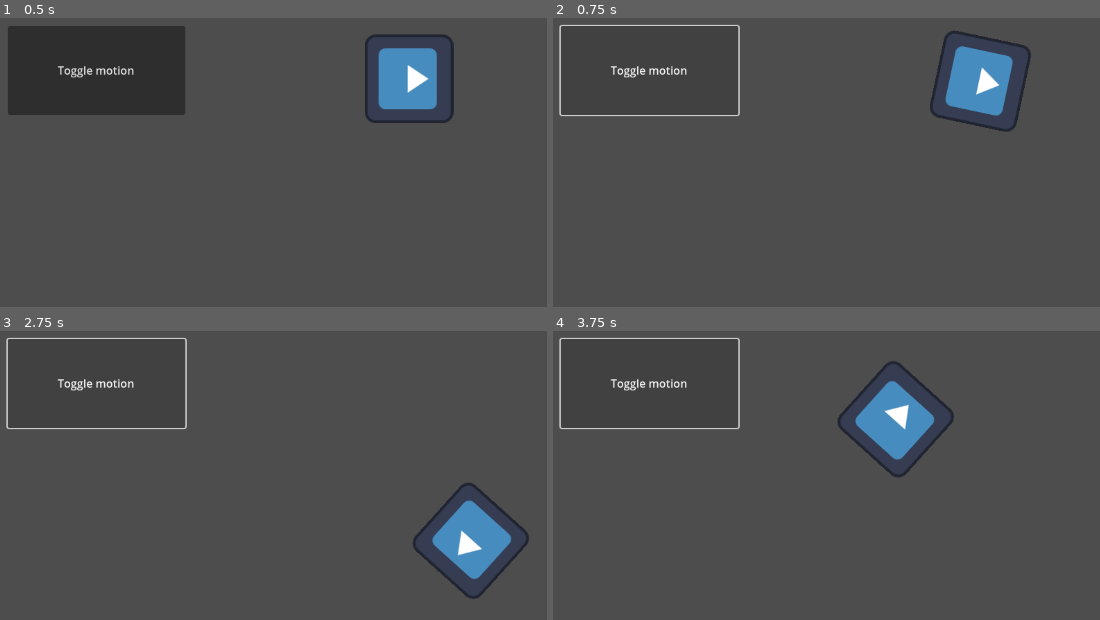
Above: before the commit, frames 1-4 (two rows, left to right).
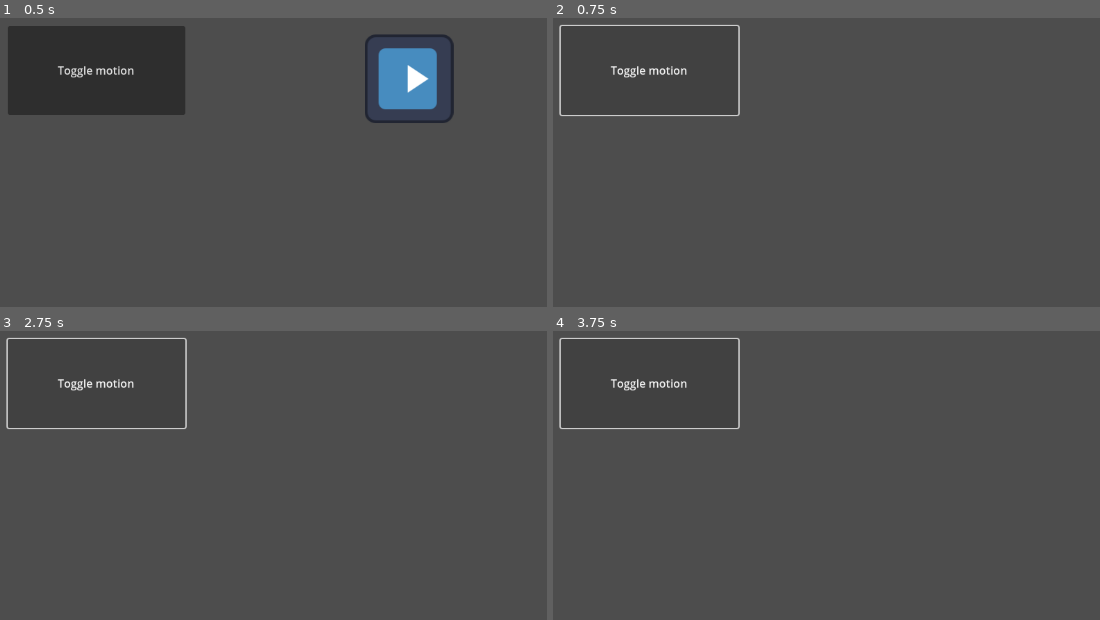
Above: after the commit, the same moments.

Repository: mo7cc-games/my_godot_demo
Game: Godot game, scene res://node_2d/node_2d.tscn
Two runs of this game, one before a commit and one after it. Both use one fixed random seed, a clock stepped at 60 frames per second and the inputs below. The engine's default icon, where the game draws it, is replaced by a stand-in: a white triangle on a blue panel in a dark square.
Inputs:
- Up to frame 1 (0.5 s): no input
- Up to frame 2 (0.75 s): click "Toggle motion" at 0.5 s
- Up to frame 3 (2.75 s): hold Right (ui_right) 1.28-2.03 s; tap Enter at 2 s; hold Left (ui_left) from 2.03 s (still down)
- Up to frame 4 (3.75 s): release Left (ui_left) at 2.78 s; hold Right (ui_right) 2.78-3.53 s; hold Up (ui_up) from 3.53 s (still down)

Frame 1 is identical in both runs. In frame 2, 3.0% of the frame differs, in the area x 68-88%, y 4-40%; in frame 3, 3.0%; in frame 4, 3.0%.

Commit message:
第一个2D游戏

Diff:
--- a/node_2d/first_input/first_input.gd
+++ b/node_2d/first_input/first_input.gd
@@ -19,11 +19,19 @@
 # 	position += velocity * delta
 
 
+func _ready():
+	var timer = get_node("Timer")
+	timer.timeout.connect(_on_timer_timeout)
+
+
 func _process(delta):
 	rotation += angular_speed * delta
 	var velocity = Vector2.UP.rotated(rotation) * speed
 	position += velocity * delta
 
 func _on_button_pressed() -> void:
-	print("Button:", is_processing())
 	set_process(not is_processing()) # 暂停帧处理
+
+
+func _on_timer_timeout():
+	visible = not visible
--- /dev/null
+++ b/node_2d/node_2d.gd
@@ -0,0 +1,12 @@
+extends Node2D
+
+signal health_changed(old_value, new_value)
+
+var health = 10
+
+
+func take_damage(amount):
+	var old_health = health
+	health -= amount
+	health_changed.emit(old_health, health)
+	print("Health: ", health)
--- a/node_2d/node_2d.tscn
+++ b/node_2d/node_2d.tscn
@@ -1,8 +1,10 @@
-[gd_scene load_steps=2 format=3 uid="uid://jvr5acu5uunk"]
+[gd_scene load_steps=3 format=3 uid="uid://jvr5acu5uunk"]
 
 [ext_resource type="PackedScene" uid="uid://kyloy63grfru" path="res://node_2d/first_input/first_input.tscn" id="1_f5usv"]
+[ext_resource type="Script" uid="uid://chjmuccyub0sh" path="res://node_2d/node_2d.gd" id="1_tnq68"]
 
 [node name="Node2D" type="Node2D"]
+script = ExtResource("1_tnq68")
 
 [node name="Button" type="Button" parent="."]
 anchors_preset = 8
@@ -21,4 +23,8 @@
 
 [node name="first_input" parent="." instance=ExtResource("1_f5usv")]
 
+[node name="Timer" type="Timer" parent="first_input"]
+wait_time = 0.1
+autostart = true
+
 [connection signal="pressed" from="Button" to="first_input" method="_on_button_pressed"]
Not shown, added: node_2d/node_2d.gd.uid
